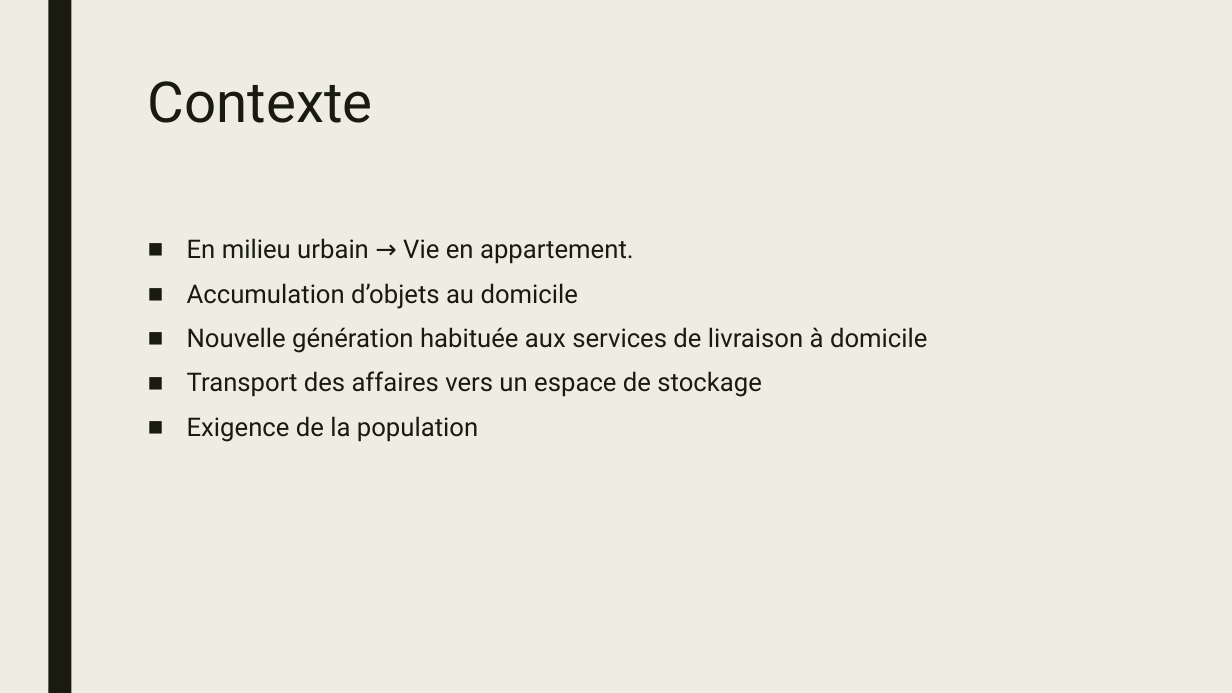
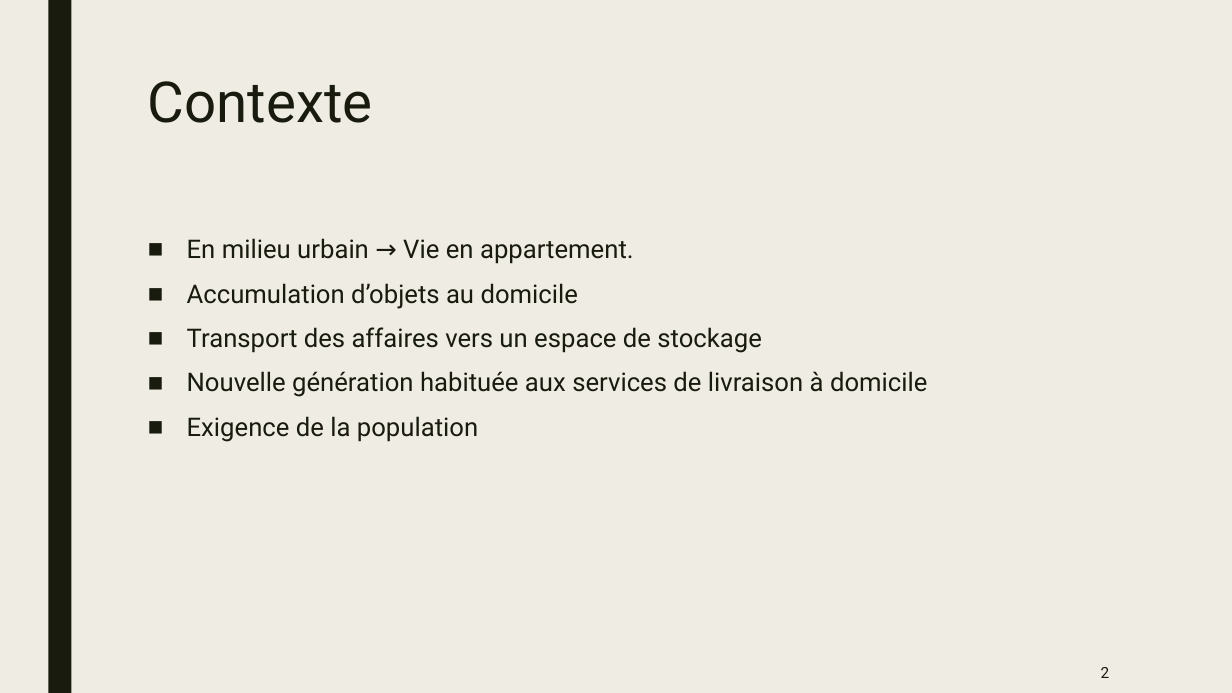
Before and after one commit to csorano/FlexiBox, a slide deck: slide 2 of Diaporama/Diaporama.pptx (slide 3 before the commit). Drawn at 1232x693 pixels with LibreOffice and Linux fonts; fonts in the diff are those of the drawing. Boxes give left, top, right and bottom in pixels: in the first picture for what was removed or moved away, otherwise in the second. Text is boxed around its words. In the diff, an @@ line names an element or a change of style, - is before the commit and + after.

```diff
--- a/Diaporama/Diaporama.pptx
+++ b/Diaporama/Diaporama.pptx
@@ text at <box>187,327,762,353</box>: paragraph added @@
+■ Transport des affaires vers un espace de stockage
@@ text at <box>187,371,762,397</box>: paragraph removed @@
-■ Transport des affaires vers un espace de stockage
@@ page number added at <box>1101,667,1110,678</box>, 12 pt, text #191B0E @@
+2
```
Also in this commit, not shown: 20 other slides changed, 1 slide removed, 7 other files.
